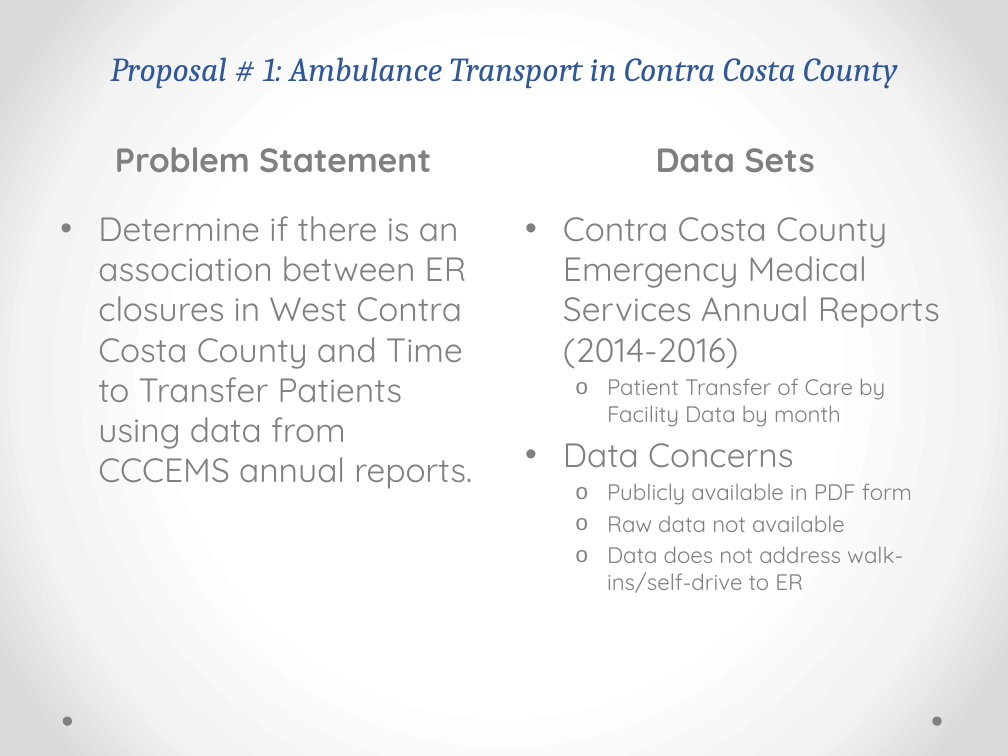
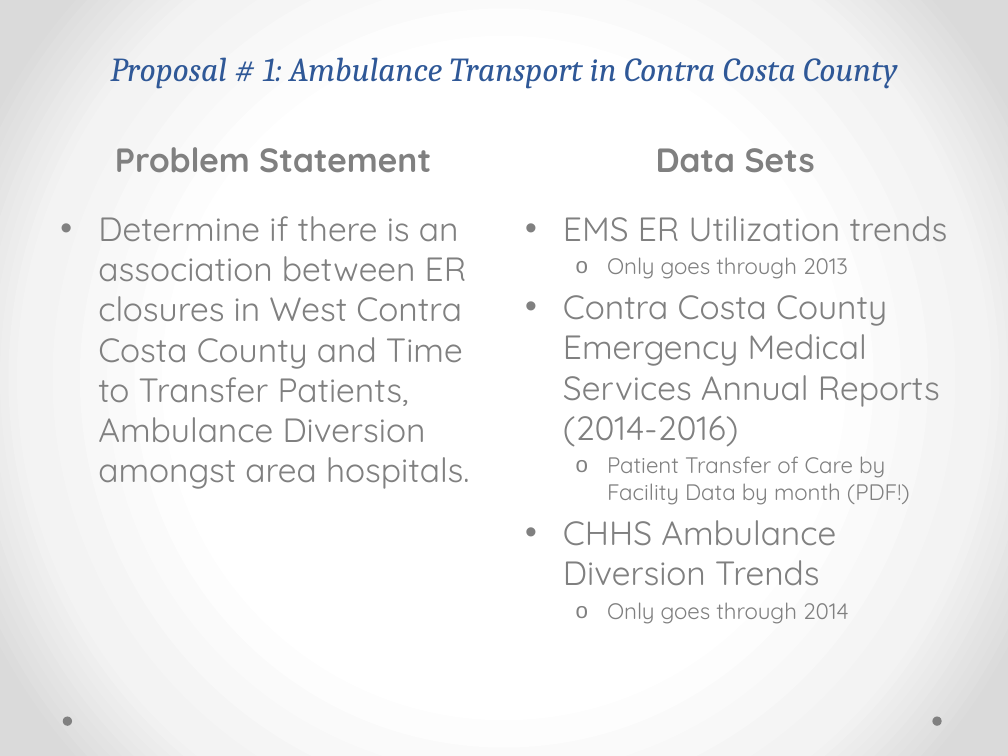
Before and after one commit to kfstieler/ds-sf-29, a slide deck: slide 2 of projects/final-projects/01-lightning-talk/Lightning_Talk_Stieler.pptx. Drawn at 1008x756 pixels with LibreOffice and Linux fonts; fonts in the diff are those of the drawing. Boxes give left, top, right and bottom in pixels: in the first picture for what was removed or moved away, otherwise in the second. Text is boxed around its words. In the diff, an @@ line names an element or a change of style, - is before the commit and + after.

Commit message:
Data Sets Updated

```diff
--- a/projects/final-projects/01-lightning-talk/Lightning_Talk_Stieler.pptx
+++ b/projects/final-projects/01-lightning-talk/Lightning_Talk_Stieler.pptx
@@ text at (98, 216, 469, 489): text changed @@
-• Determine if there is an association between ER closures in West Contra Costa County and Time to Transfer Patients using data from CCCEMS annual reports.
+• Determine if there is an association between ER closures in West Contra Costa County and Time to Transfer Patients, Ambulance Diversion amongst area hospitals.
@@ text at (563, 216, 948, 279): paragraphs added @@
+• EMS ER Utilization trends
+  o Only goes through 2013
@@ text at (563, 456, 910, 624): text changed @@
-  o Patient Transfer of Care by Facility Data by month
-• Data Concerns
-  o Publicly available in PDF form
-  o Raw data not available
-  o Data does not address walk-ins/self-drive to ER
+  o Patient Transfer of Care by Facility Data by month (PDF!)
+• CHHS Ambulance Diversion Trends
+  o Only goes through 2014
```
Also in this commit, not shown: 6 other slides changed.
